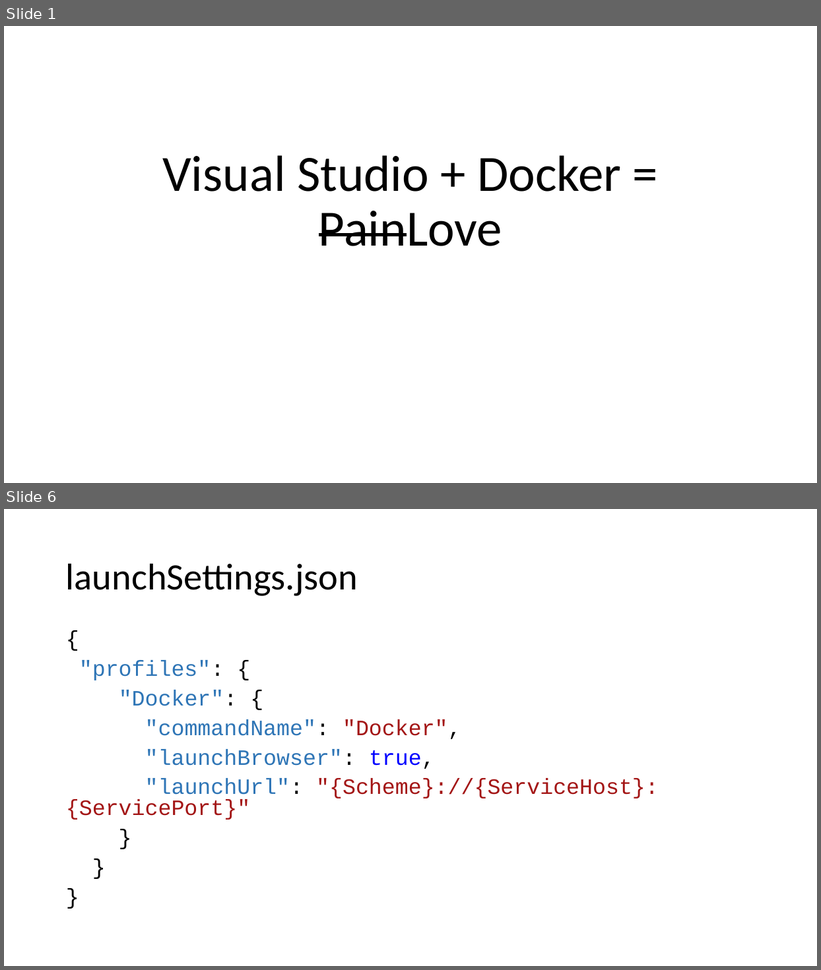
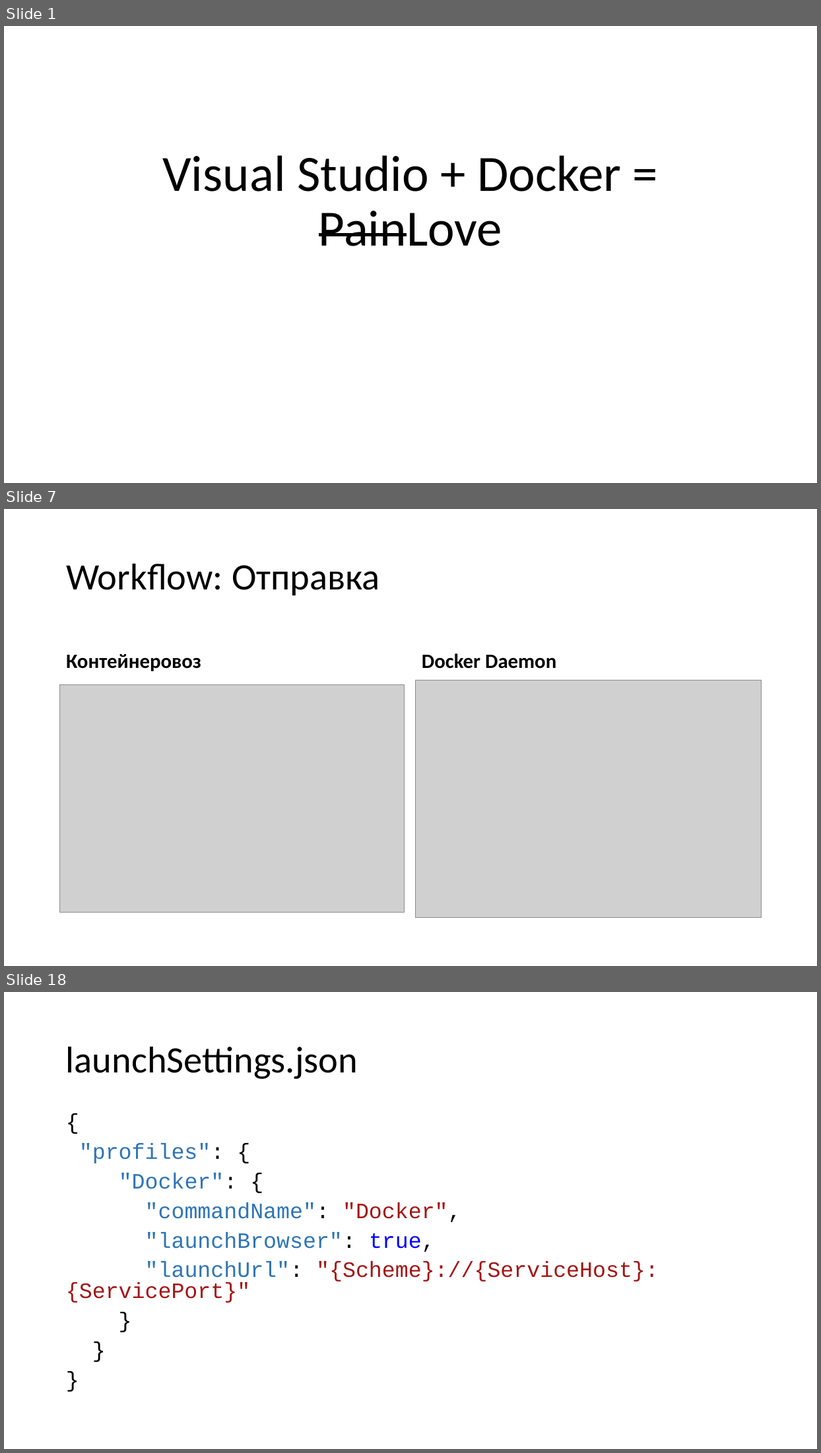
Before and after one commit to kugushev/presentations, a slide deck: 2019_VisualStudio-And-Docker/Presentation.pptx. Shown one above the other, each under a label of ours: slides 1 and 6 before the commit, slides 1, 7 and 18 after it; the slides between them are not shown. The pictures are 821x970 and 821x1453 pixels, drawn with LibreOffice and Linux fonts; fonts in the diff are those of the drawing; grey boxes stand for pictures. Boxes give left, top, right and bottom in pixels: in the first picture for what was removed or moved away, otherwise in the second. Text is boxed around its words. In the diff, an @@ line names an element or a change of style, - is before the commit and + after.

```diff
--- a/2019_VisualStudio-And-Docker/Presentation.pptx
+++ b/2019_VisualStudio-And-Docker/Presentation.pptx
@@ slide 7 added at (x1=4, y1=509, x2=817, y2=966), background #FFFFFF @@
@@ title added at (x1=66, y1=563, x2=380, y2=595), 44 pt, text #000000 @@
+Workflow: Отправка
@@ text added at (x1=66, y1=654, x2=201, y2=671), 24 pt, text #000000, bold @@
+Контейнеровоз
@@ text added at (x1=422, y1=654, x2=556, y2=669), 24 pt, text #000000, bold @@
+Docker Daemon
@@ picture added at (x1=60, y1=685, x2=404, y2=913) @@
@@ picture added at (x1=416, y1=680, x2=762, y2=918) @@
@@ what was slide 6 is now slide 18 @@
```
Also in this commit, not shown: 13 slides changed, 11 other slides added, 1 other file.
